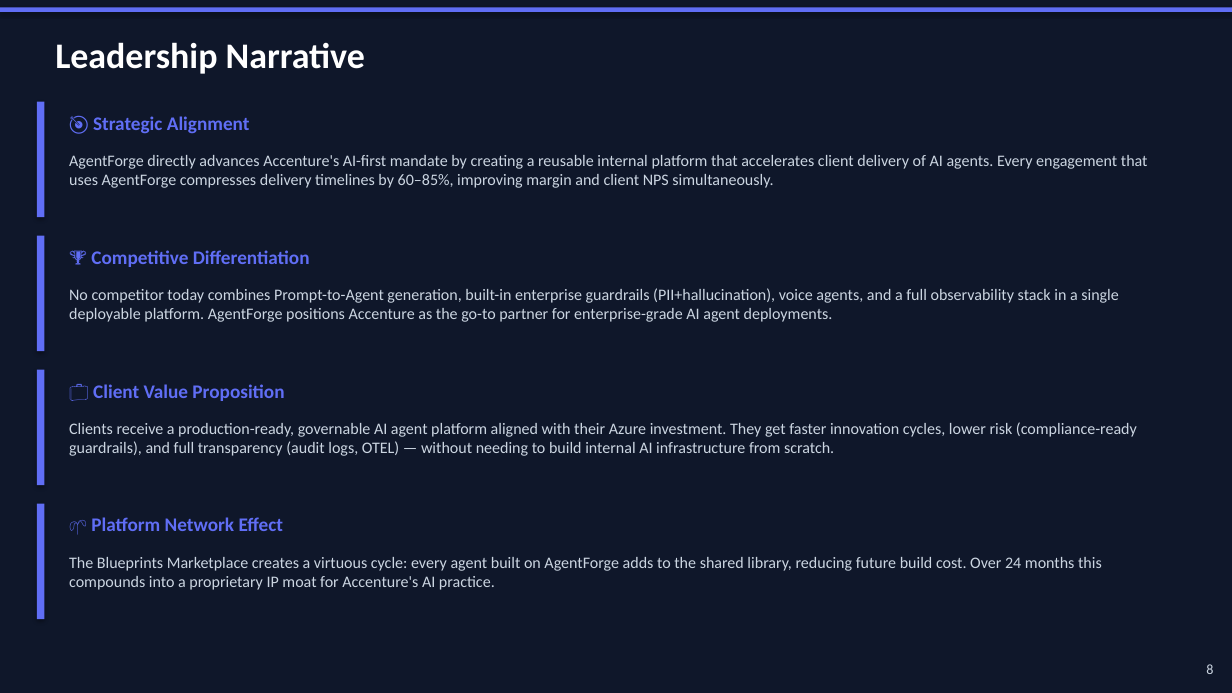
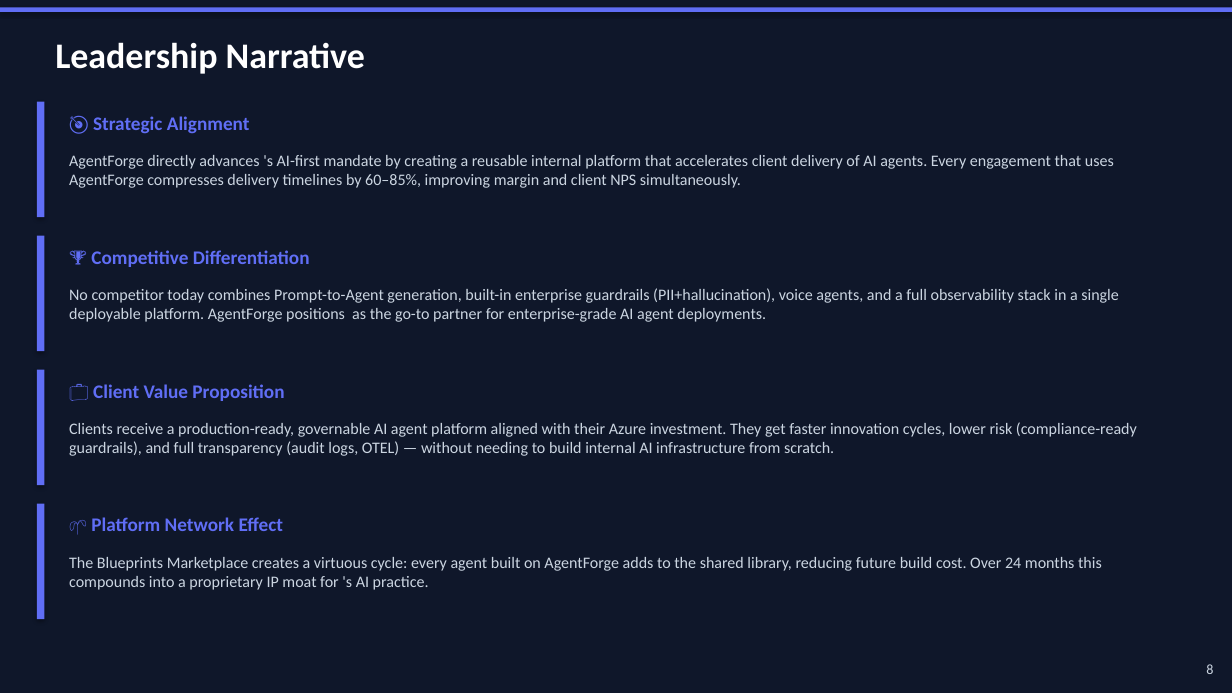
Before and after one commit to nsureshmanikandan/AgentForge, a slide deck: slide 8 of docs/AgentForge-PresentationV10.pptx. Drawn at 1232x693 pixels with LibreOffice and Linux fonts; fonts in the diff are those of the drawing. Boxes give left, top, right and bottom in pixels: in the first picture for what was removed or moved away, otherwise in the second. Text is boxed around its words. In the diff, an @@ line names an element or a change of style, - is before the commit and + after.

Commit message:
ppt updated

```diff
--- a/docs/AgentForge-PresentationV10.pptx
+++ b/docs/AgentForge-PresentationV10.pptx
@@ text at [69, 155, 1114, 188]: text changed @@
-AgentForge directly advances Accenture's AI-first mandate by creating a reusable internal platform that accelerates client delivery of AI agents. Every engagement that uses AgentForge compresses delivery timelines by 60–85%, improving margin and client NPS simultaneously.
+AgentForge directly advances 's AI-first mandate by creating a reusable internal platform that accelerates client delivery of AI agents. Every engagement that uses AgentForge compresses delivery timelines by 60–85%, improving margin and client NPS simultaneously.
@@ text at [69, 288, 1119, 322]: text changed @@
-No competitor today combines Prompt-to-Agent generation, built-in enterprise guardrails (PII+hallucination), voice agents, and a full observability stack in a single deployable platform. AgentForge positions Accenture as the go-to partner for enterprise-grade AI agent deployments.
+No competitor today combines Prompt-to-Agent generation, built-in enterprise guardrails (PII+hallucination), voice agents, and a full observability stack in a single deployable platform. AgentForge positions as the go-to partner for enterprise-grade AI agent deployments.
@@ text at [69, 557, 1102, 590]: text changed @@
-The Blueprints Marketplace creates a virtuous cycle: every agent built on AgentForge adds to the shared library, reducing future build cost. Over 24 months this compounds into a proprietary IP moat for Accenture's AI practice.
+The Blueprints Marketplace creates a virtuous cycle: every agent built on AgentForge adds to the shared library, reducing future build cost. Over 24 months this compounds into a proprietary IP moat for 's AI practice.
```
Also in this commit, not shown: 2 other slides changed.
